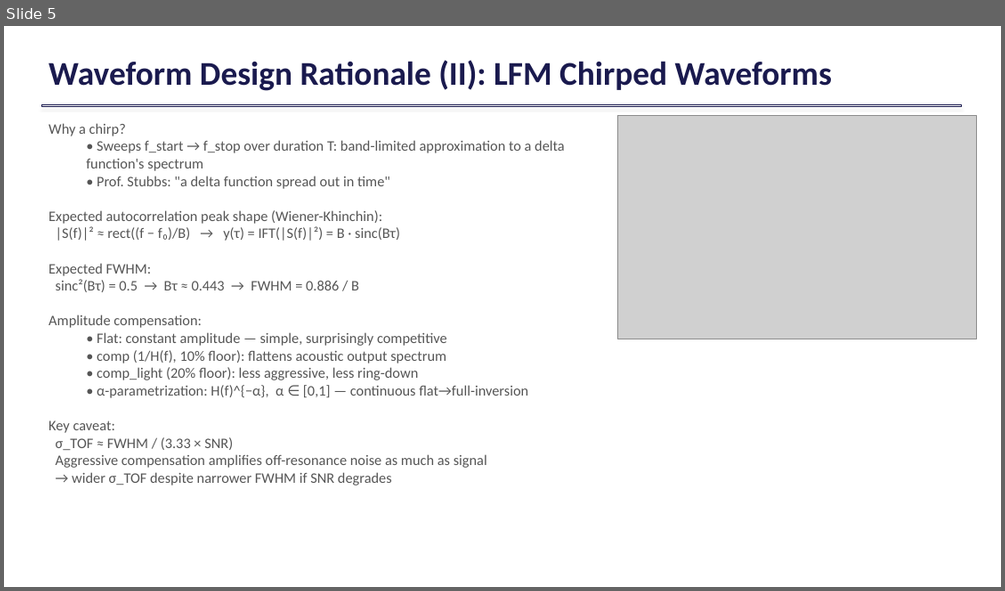
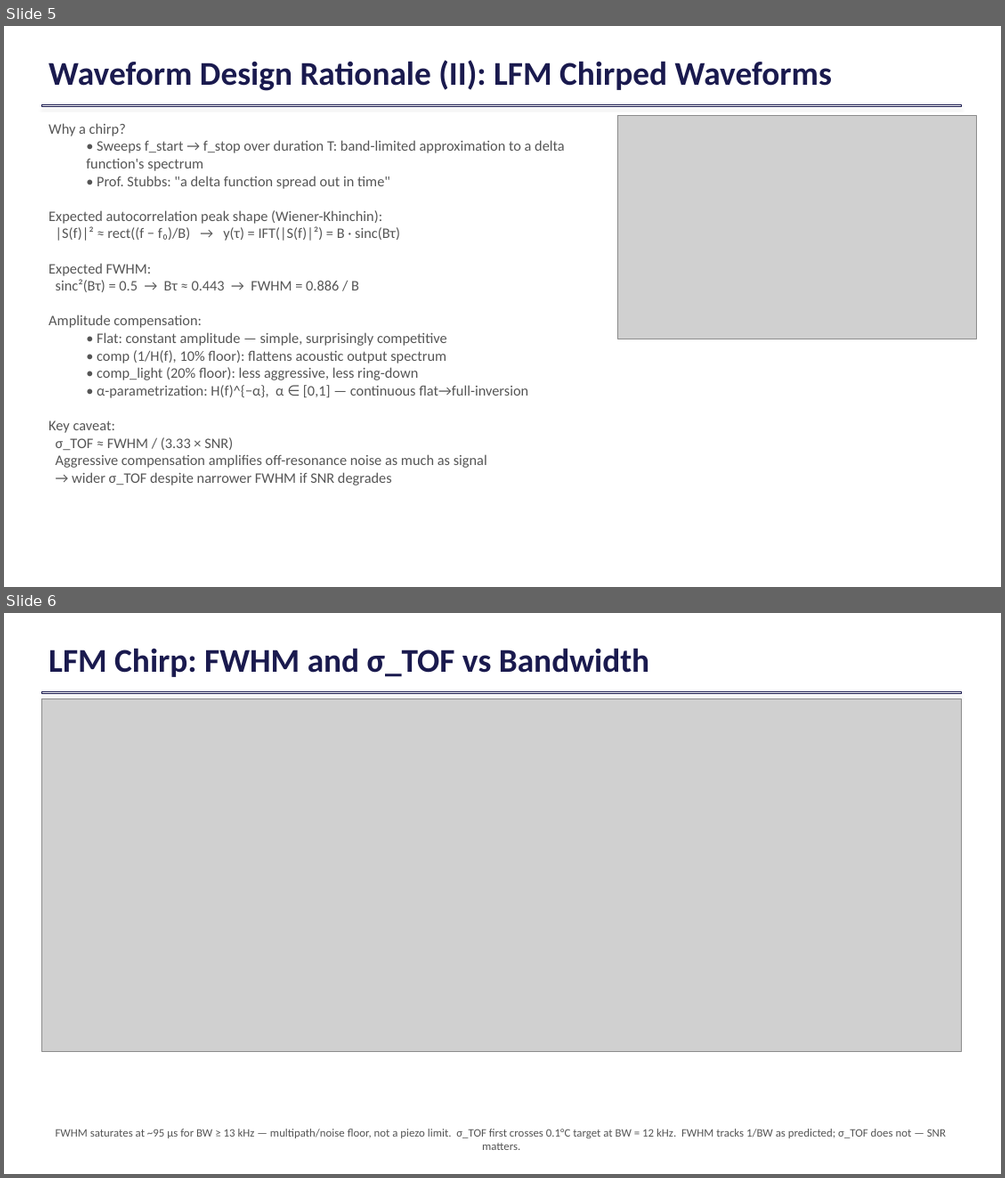
Before and after one commit to cyrusurheim29/batping, a slide deck: siglent_project/BATPING_presentation_July2026.pptx. Shown one above the other, each under a label of ours: slide 5 before the commit, slides 5 and 6 after it. The pictures are 1005x591 and 1005x1178 pixels, drawn with LibreOffice and Linux fonts; fonts in the diff are those of the drawing; grey boxes stand for pictures. Boxes give left, top, right and bottom in pixels: in the first picture for what was removed or moved away, otherwise in the second. Text is boxed around its words. In the diff, an @@ line names an element or a change of style, - is before the commit and + after.

Commit message:
Add chirp_bw_sweep_comp_v2 slide (FWHM + sigma_TOF vs BW sweep)

```diff
--- a/siglent_project/BATPING_presentation_July2026.pptx
+++ b/siglent_project/BATPING_presentation_July2026.pptx
@@ slide 6 added at <box>4,613,1001,1174</box>, background #FFFFFF @@
@@ text added at <box>48,648,649,677</box>, 32 pt, text #1A1A4E, bold @@
+LFM Chirp: FWHM and σ_TOF vs Bandwidth
@@ rectangle added at <box>41,691,961,694</box>, outline #1A1A4E 0.75 pt @@
@@ picture added at <box>41,699,961,1051</box> @@
@@ text added at <box>56,1128,946,1150</box>, 11 pt, text #555555 @@
+FWHM saturates at ~95 μs for BW ≥ 13 kHz — multipath/noise floor, not a piezo limit. σ_TOF first crosses 0.1°C target at BW = 12 kHz. FWHM tracks 1/BW as predicted; σ_TOF does not — SNR matters.
```
